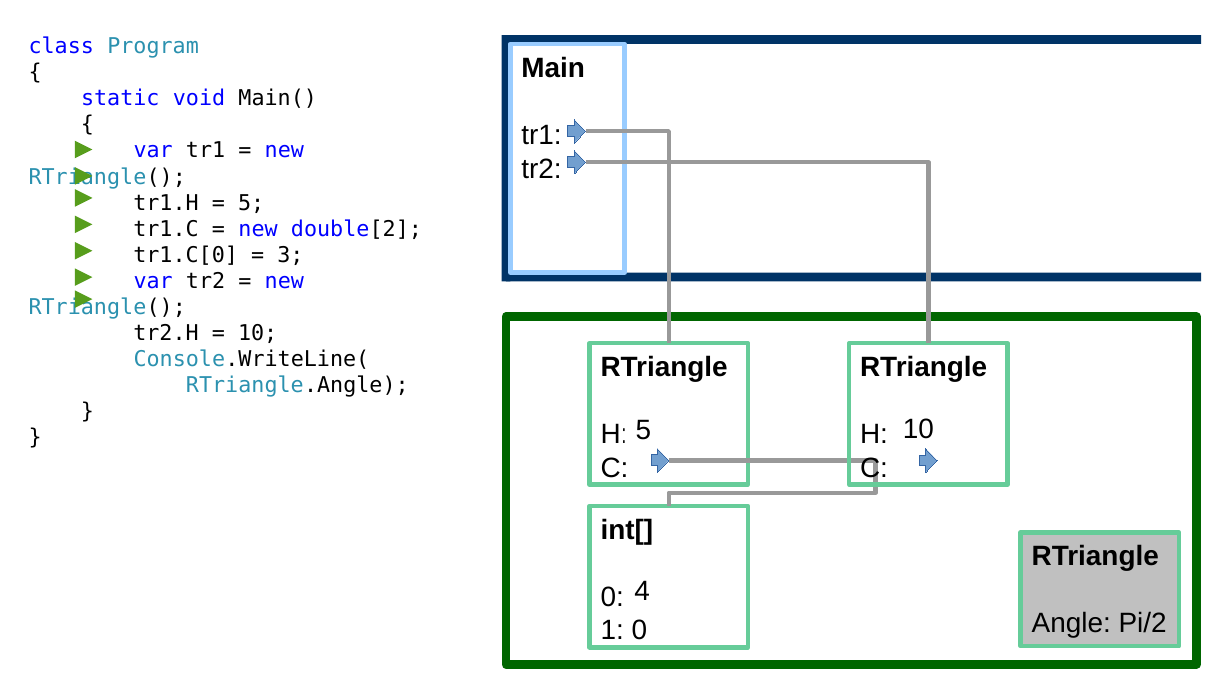
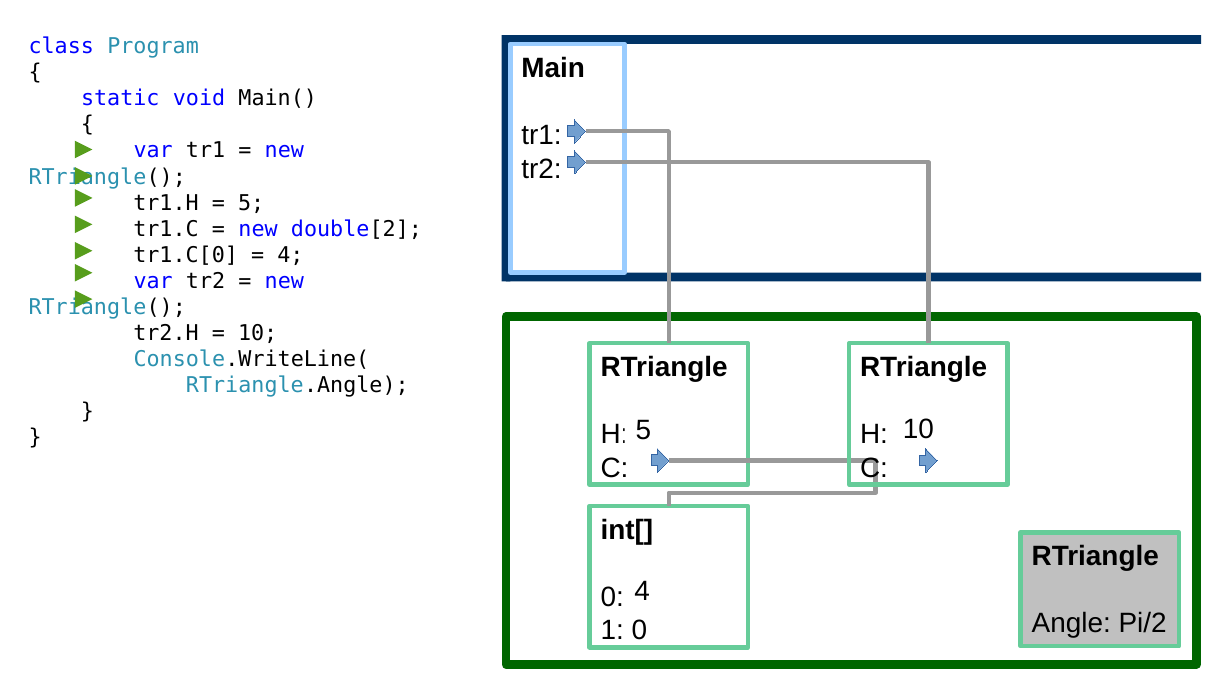
Before and after one commit to okulovsky/BasicProgramming, a slide deck: slide 1 of CS/Lecture10/S05 - карта памяти.odp. Drawn at 1232x693 pixels with LibreOffice and Linux fonts; fonts in the diff are those of the drawing. Boxes give left, top, right and bottom in pixels: in the first picture for what was removed or moved away, otherwise in the second. Text is boxed around its words. In the diff, an @@ line names an element or a change of style, - is before the commit and + after.

Commit message:
Lecture 10 complete

```diff
--- a/CS/Lecture10/S05 - карта памяти.odp
+++ b/CS/Lecture10/S05 - карта памяти.odp
@@ triangle: place and size @@
-triangle at [75,268,93,286]
+triangle at [75,264,93,282]
@@ text at [133,245,303,265]: text changed @@
-tr1.C[0] = 3;
+tr1.C[0] = 4;
```
Also in this commit, not shown: 16 other files.
